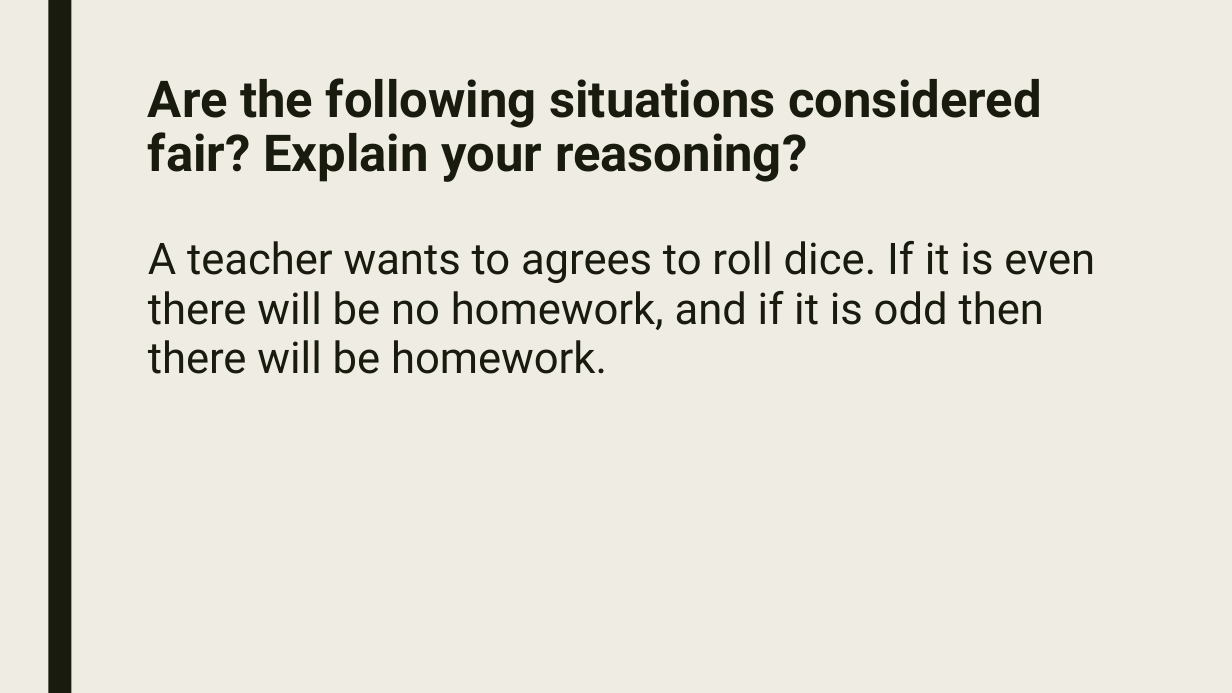
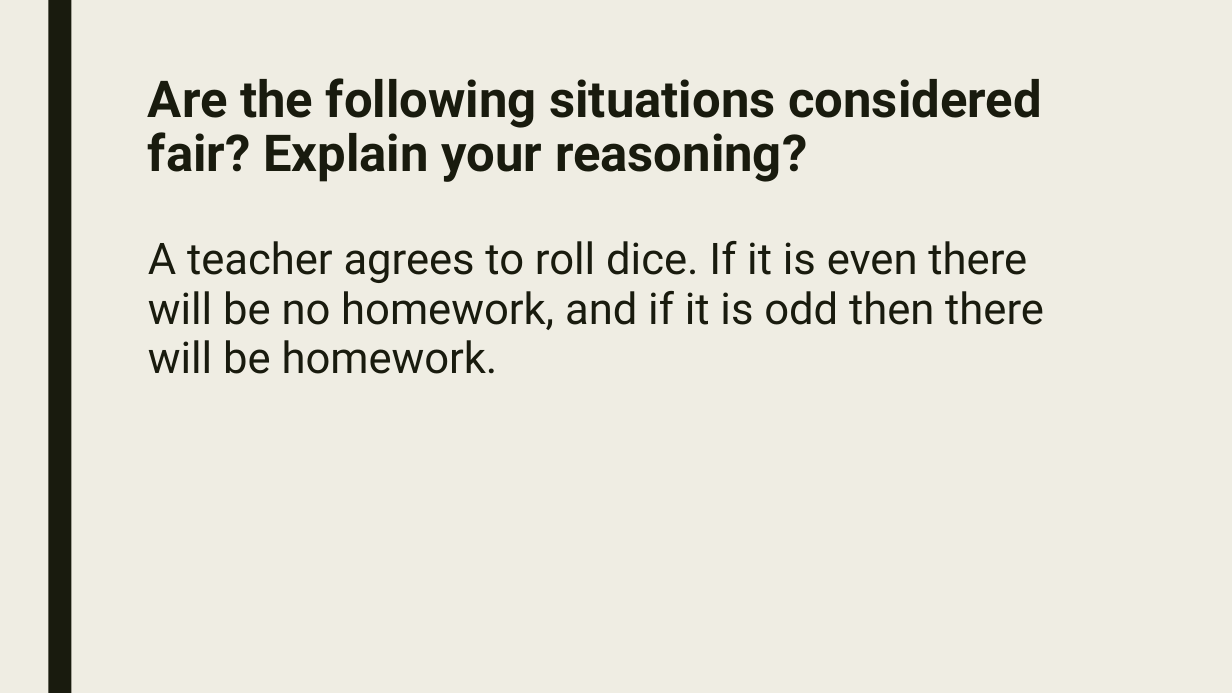
Before and after one commit to codecuddy/algebra_3-4, a slide deck: slide 13 of _PowerPoints/2nd Semester/Unit 6 Probability and Stats/Algebra4_Day_057 Models.pptx. Drawn at 1232x693 pixels with LibreOffice and Linux fonts; fonts in the diff are those of the drawing. Boxes give left, top, right and bottom in pixels: in the first picture for what was removed or moved away, otherwise in the second. Text is boxed around its words. In the diff, an @@ line names an element or a change of style, - is before the commit and + after.

```diff
--- a/_PowerPoints/2nd Semester/Unit 6 Probability and Stats/Algebra4_Day_057 Models.pptx
+++ b/_PowerPoints/2nd Semester/Unit 6 Probability and Stats/Algebra4_Day_057 Models.pptx
@@ text at (148, 241, 1044, 374): text changed @@
-A teacher wants to agrees to roll dice. If it is even there will be no homework, and if it is odd then there will be homework.
+A teacher agrees to roll dice. If it is even there will be no homework, and if it is odd then there will be homework.
```
Also in this commit, not shown: 1 other slide changed, 7 other files.
